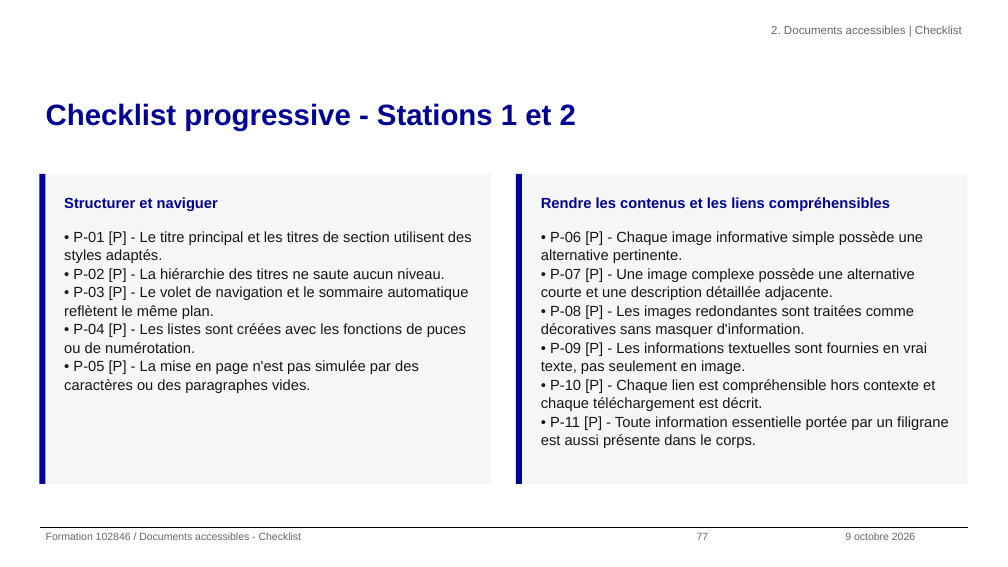
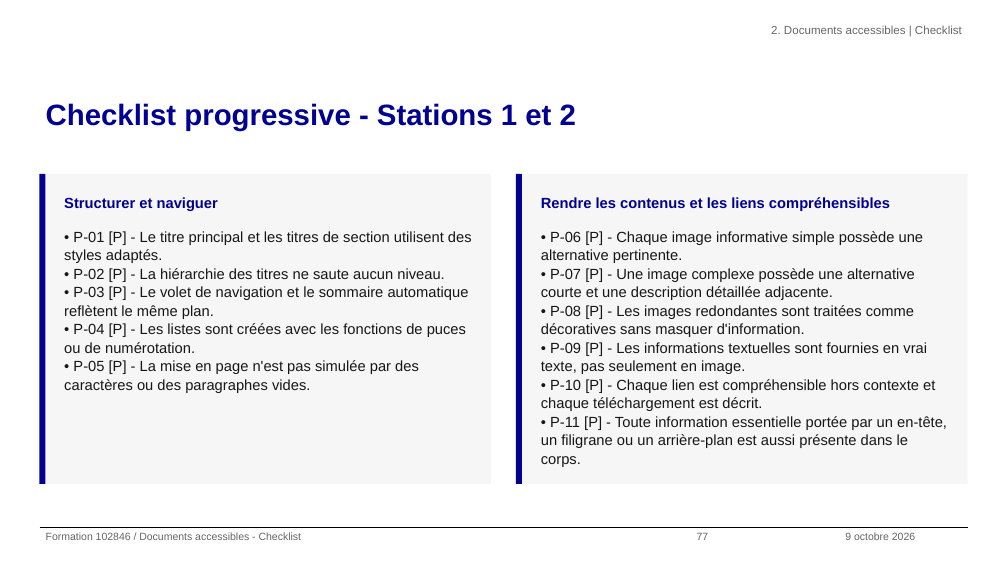
Before and after one commit to alexandra-guiderdoni/usine-fabrication-igpde-102846-ay11, a slide deck: slide 77 of livrables-IGPDE-2026-102846/Formateur/support-formation-102846-2026-IGPDE.pptx. Drawn at 1008x567 pixels with LibreOffice and Linux fonts; fonts in the diff are those of the drawing; background and template pictures are left out. Boxes give left, top, right and bottom in pixels: in the first picture for what was removed or moved away, otherwise in the second. Text is boxed around its words. In the diff, an @@ line names an element or a change of style, - is before the commit and + after.

Commit message:
TP Word : affiche en P-06, statut P-11 en en-tête
P-06 utilisait une icône d'enveloppe peu parlante. L'affiche des
20 ans de la loi handicap la remplace : son message fait partie de
l'image, l'alternative du corrigé le restitue. L'enveloppe reste
le pictogramme décoratif de P-08.

P-11 décrivait un filigrane retiré le 2 octobre pour lisibilité.
Le statut « Document confidentiel » est désormais porté par
l'en-tête des trois versions ; la matrice remplace « filigrane »
par « en-tête », d'où la mise à jour du commentaire, de la
checklist et de trois slides (deck régénéré en Arial). PRD et
ticket T04 tracent la décision.

```diff
--- a/livrables-IGPDE-2026-102846/Formateur/support-formation-102846-2026-IGPDE.pptx
+++ b/livrables-IGPDE-2026-102846/Formateur/support-formation-102846-2026-IGPDE.pptx
@@ text at (541,416,947,467): text changed @@
-• P-11 [P] - Toute information essentielle portée par un filigrane est aussi présente dans le corps.
+• P-11 [P] - Toute information essentielle portée par un en-tête, un filigrane ou un arrière-plan est aussi présente dans le corps.
```
Also in this commit, not shown: 2 other slides changed, 14 other files.
